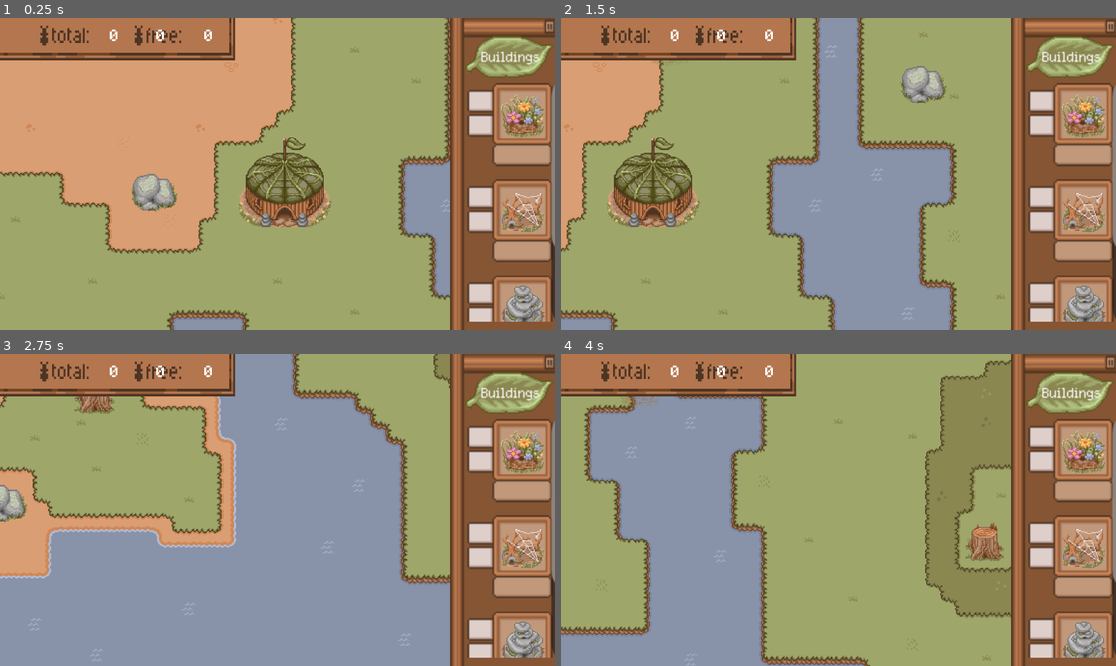
Above: before the commit, frames 1-4 (two rows, left to right).
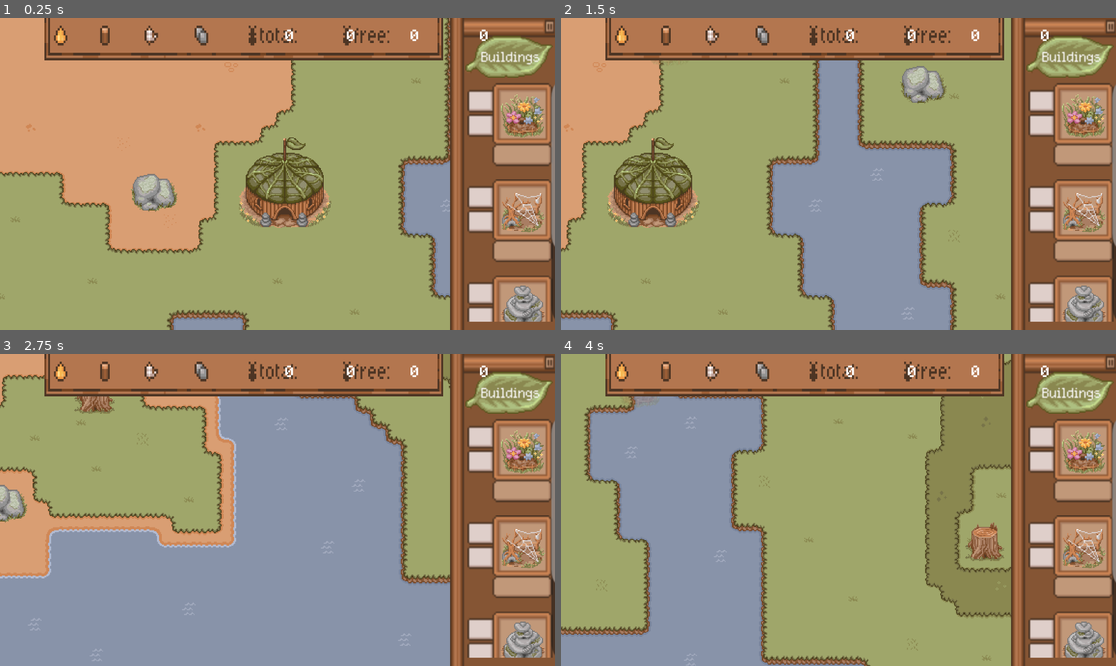
Above: after the commit, the same moments.

Repository: akamikado/brainless-jam
Game: Godot game, scene res://Nodes/main.tscn
Same seed, same stepped clock (60 frames per second), same inputs: the game is played once before the commit and once after it.
Inputs (mouse positions are in pixels of both pictures, inside the frame that each line leads up to):
- Up to frame 1 (0.25 s): no input
- Up to frame 2 (1.5 s): click (1082, 114) at 0.52 s; tap Enter at 1.25 s; move the mouse to (688, 39) at 1.27 s; press the mouse at (688, 39) at 1.28 s; hold D (right) from 1.28 s (still down)
- Up to frame 3 (2.75 s): tap Space at 2 s; move the mouse to (177, 375) at 2.02 s; release D (right) at 2.03 s; release the mouse at (177, 375) at 2.03 s; hold S (down) from 2.03 s (still down); right-click (177, 375) at 2.1 s
- Up to frame 4 (4 s): move the mouse to (794, 375) at 2.77 s; release S (down) at 2.78 s; hold D (right) 2.78-3.53 s; hold Mouse wheel up (zoom_in) 2.78-3.53 s; tap Enter at 3.5 s; move the mouse to (638, 369) at 3.52 s; hold W (up) from 3.53 s (still down); tap Mouse wheel down (zoom_out) at 3.6 s

The runs differ from the first frame. In frame 1, 7.3% of the frame differs, in the area x 0-88%, y 0-14%; in frame 2, 7.3%; in frame 3, 7.3%; in frame 4, 7.3%.

Commit message:
fixes ig?

Diff:
--- a/Nodes/UI/gameplay-ui.tscn
+++ b/Nodes/UI/gameplay-ui.tscn
@@ -1,6 +1,5 @@
 [gd_scene format=3 uid="uid://dpd7181jvetxr"]
 
-[ext_resource type="Script" uid="uid://cwk7qwnxsk5i2" path="res://Scripts/UI/food_text.gd" id="2_b0tf6"]
 [ext_resource type="Texture2D" uid="uid://b7lamkh3fx2pk" path="res://Assets/UI/top-banner.png" id="2_hn4wr"]
 [ext_resource type="FontFile" uid="uid://dnpi8rrgeorh4" path="res://Assets/Minecraft.ttf" id="2_tlpeg"]
 [ext_resource type="Script" uid="uid://cp1ixlxuvm2uv" path="res://Scripts/UI/sticks_text.gd" id="3_hn4wr"]
@@ -16,73 +15,6 @@
 grow_vertical = 2
 mouse_filter = 2
 
-[node name="Control" type="Control" parent="." unique_id=1293992010]
-anchors_preset = 0
-offset_top = 2.0
-offset_right = 40.0
-offset_bottom = 42.0
-
-[node name="Food Text" type="RichTextLabel" parent="Control" unique_id=986253165]
-z_index = 1
-texture_filter = 1
-texture = ExtResource("2_hn4wr")
-centered = false
-
-[node name="Text" type="Control" parent="." unique_id=1927819212]
-anchors_preset = 0
-
-[node name="Food Text" type="RichTextLabel" parent="Text" unique_id=986253165]
-texture_filter = 1
-layout_mode = 0
-offset_left = 17.0
-offset_top = 4.0
-offset_right = 46.0
-offset_bottom = 23.0
-scale = Vector2(0.5, 0.5)
-offset_transform_position = Vector2(17, 4)
-theme_override_fonts/normal_font = ExtResource("2_tlpeg")
-text = "00"
-script = ExtResource("2_b0tf6")
-
-[node name="Sticks Text" type="RichTextLabel" parent="Control" unique_id=711503813]
-z_index = 1
-texture_filter = 1
-layout_mode = 0
-offset_left = 40.0
-offset_top = 4.0
-offset_right = 79.0
-offset_bottom = 23.0
-scale = Vector2(0.5, 0.5)
-theme_override_fonts/normal_font = ExtResource("2_tlpeg")
-text = "00"
-script = ExtResource("3_hn4wr")
-
-[node name="Silk Text" type="RichTextLabel" parent="Control" unique_id=262342931]
-z_index = 1
-texture_filter = 1
-layout_mode = 0
-offset_left = 64.0
-offset_top = 4.0
-offset_right = 112.0
-offset_bottom = 23.0
-scale = Vector2(0.5, 0.5)
-theme_override_fonts/normal_font = ExtResource("2_tlpeg")
-text = "00"
-script = ExtResource("5_kh5ah")
-
-[node name="Pebbles Text" type="RichTextLabel" parent="Control" unique_id=932476340]
-z_index = 1
-texture_filter = 1
-layout_mode = 0
-offset_left = 89.0
-offset_top = 4.0
-offset_right = 152.0
-offset_bottom = 23.0
-scale = Vector2(0.5, 0.5)
-theme_override_fonts/normal_font = ExtResource("2_tlpeg")
-text = "00"
-script = ExtResource("6_sjs6l")
-
 [node name="TextureRect" type="TextureRect" parent="." unique_id=541747682]
 texture_filter = 1
 layout_mode = 1
@@ -91,3 +23,55 @@
 offset_bottom = 21.98
 grow_horizontal = 2
 texture = ExtResource("2_hn4wr")
+
+[node name="Food Text" type="RichTextLabel" parent="." unique_id=1350747300]
+z_index = 1
+texture_filter = 1
+layout_mode = 1
+offset_left = 23.0
+offset_top = 6.0
+offset_right = 86.0
+offset_bottom = 25.0
+scale = Vector2(0.5, 0.5)
+theme_override_fonts/normal_font = ExtResource("2_tlpeg")
+text = "0"
+script = ExtResource("6_sjs6l")
+
+[node name="Silk Text" type="RichTextLabel" parent="." unique_id=262342931]
+z_index = 1
+texture_filter = 1
+layout_mode = 0
+offset_left = 88.0
+offset_top = 6.0
+offset_right = 136.0
+offset_bottom = 25.0
+scale = Vector2(0.5, 0.5)
+theme_override_fonts/normal_font = ExtResource("2_tlpeg")
+text = "0"
+script = ExtResource("5_kh5ah")
+
+[node name="Pebbles Text" type="RichTextLabel" parent="." unique_id=932476340]
+z_index = 1
+texture_filter = 1
+layout_mode = 0
+offset_left = 124.0
+offset_top = 6.0
+offset_right = 187.0
+offset_bottom = 25.0
+scale = Vector2(0.5, 0.5)
+theme_override_fonts/normal_font = ExtResource("2_tlpeg")
+text = "0"
+script = ExtResource("6_sjs6l")
+
+[node name="Sticks Text" type="RichTextLabel" parent="." unique_id=711503813]
+z_index = 1
+texture_filter = 1
+layout_mode = 0
+offset_left = 55.0
+offset_top = 6.0
+offset_right = 94.0
+offset_bottom = 25.0
+scale = Vector2(0.5, 0.5)
+theme_override_fonts/normal_font = ExtResource("2_tlpeg")
+text = "0"
+script = ExtResource("3_hn4wr")
--- a/Nodes/building_selection_area.tscn
+++ b/Nodes/building_selection_area.tscn
@@ -30,6 +30,7 @@
 texture = ExtResource("3_tf4qr")
 
 [node name="CenterContainer" type="CenterContainer" parent="." unique_id=1849205087]
+layout_mode = 0
 offset_left = -23.0
 offset_top = -59.999996
 offset_right = 17.0
--- a/Nodes/main.tscn
+++ b/Nodes/main.tscn
@@ -35,13 +35,16 @@
 anchors_preset = 0
 anchor_right = 0.0
 anchor_bottom = 0.0
-offset_left = 17.0
-offset_right = 17.0
+offset_left = 125.0
+offset_right = 125.0
 grow_horizontal = 1
 grow_vertical = 1
 
 [node name="BuildingSelectionArea" parent="CanvasLayer" unique_id=1568335877 instance=ExtResource("2_h2ymo")]
-position = Vector2(261, 81)
+offset_left = 261.0
+offset_top = 81.0
+offset_right = 261.0
+offset_bottom = 81.0
 scale = Vector2(0.8, 0.8)
 
 [node name="Building Manager" type="Node" parent="." unique_id=2055413477]
--- a/Scripts/building_base.gd
+++ b/Scripts/building_base.gd
@@ -25,7 +25,6 @@
 @export var pebbleProductionInCold = 0
 
 func on_placed() -> void:
-# TODO: use materials and do sound effect
 	pass
 
 func update_state() -> void:
Not shown: 1 places in Nodes/main.tscn that only renumber resources
